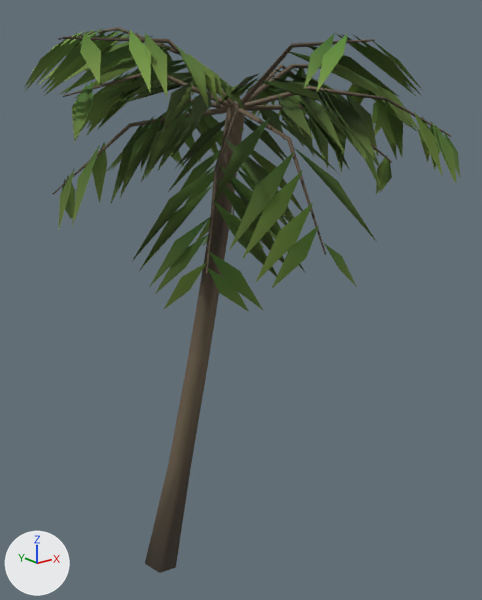
The glTF model public/ark/assets/v1/trees/palm-a.lod2.glb as it was, and as the next commit left it.
Both versions are drawn from a 50 mm camera at (-4.92, -8.36, 7.71) aimed at (1.45, -0.39, 4.52). Arrows for +X, +Y and +Z are at lower left; the lights stay in place. The older version comes first. Vertices at exactly the same position are counted once.
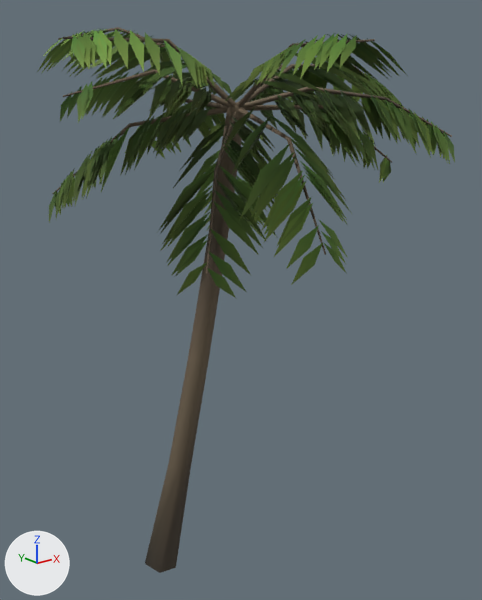
The change, as JSON lines over the scene's bpy script:
```json
{"block": "me_mesh_0", "where": "# used by ob_mesh_0; location = (0.0, 0.0, 0.0)"}
{"op": "remove", "block": "me_mesh_0", "code": "me_mesh_0.from_pydata(...)  # 872 vertices, 599 faces; spans x -1.78..4.38, y -3.39..2.66, z -0.05..8.63"}
{"op": "add", "block": "me_mesh_0", "code": "me_mesh_0.from_pydata(...)  # 1615 vertices, 999 faces; spans x -1.67..4.32, y -3.29..2.5, z -0.05..8.63"}
{"block": "me_mesh_0", "change": "me_mesh_0 part 1: the loose piece of 7 vertices spanning x 0.58..1.85, y 1.67..1.9, z 6.45..7.13 is copied, and the copy is multiplied about its middle by the matrix ((0.461, -0.559, -0.07), (0.564, 0.458, 0.05), (0.006, -0.086, 0.723)), then moved by (-1.91, -0.79, -0.46); it spans x -0.98..-0.44, y 0.65..1.39, z 6.07..6.59"}
{"block": "me_mesh_0", "change": "me_mesh_0 part 2: 534 vertices moved from x -1.78..4.38, y -3.39..2.66, z 4.86..8.4 to x -1.67..4.28, y -3.29..2.5, z 5.08..8.47; 12 vertices removed from x 0.47..2.44, y -1.67..0.65, z 6.07..7.86; 748 vertices added at x -1.52..4.32, y -3.23..2.43, z 5.32..8.62"}
{"block": "me_mesh_0", "change": "me_mesh_0 part 3: 188 kept faces spanning x -1.07..3.69, y -2.4..1.82, z 5.64..8.59 get new vertex colours; the middle colour goes from dark green #5a7633 to dark green #567231"}
```

Location of each change, [x1, y1, x2, y2] in pixels of the pictures (482 x 600 px):
```json
{"object": "Mesh_0", "change": "reshaped", "before": [23, 27, 460, 573], "after": [37, 27, 455, 573]}
{"part": 1, "of": "me_mesh_0", "change": "added", "after": [62, 172, 75, 209]}
{"part": 2, "of": "me_mesh_0", "change": "reshaped", "before": [23, 28, 460, 312], "after": [37, 28, 455, 298]}
{"part": 3, "of": "me_mesh_0", "change": "recoloured", "before": [39, 31, 417, 277], "after": [69, 31, 390, 254]}
```
